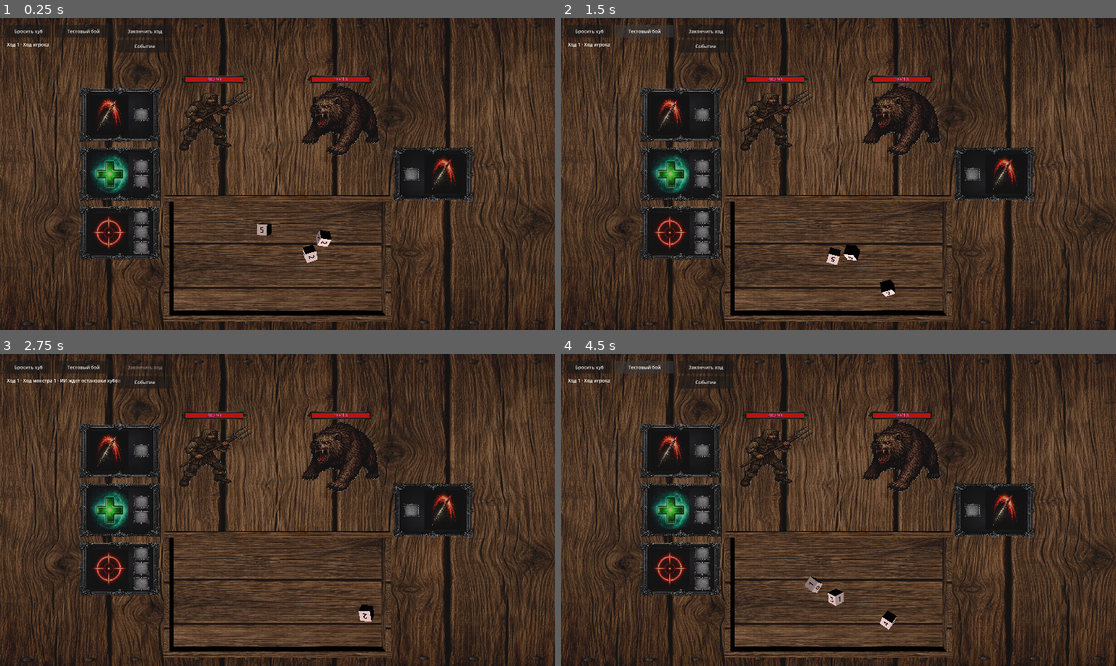
Above: before the commit, frames 1-4 (two rows, left to right).
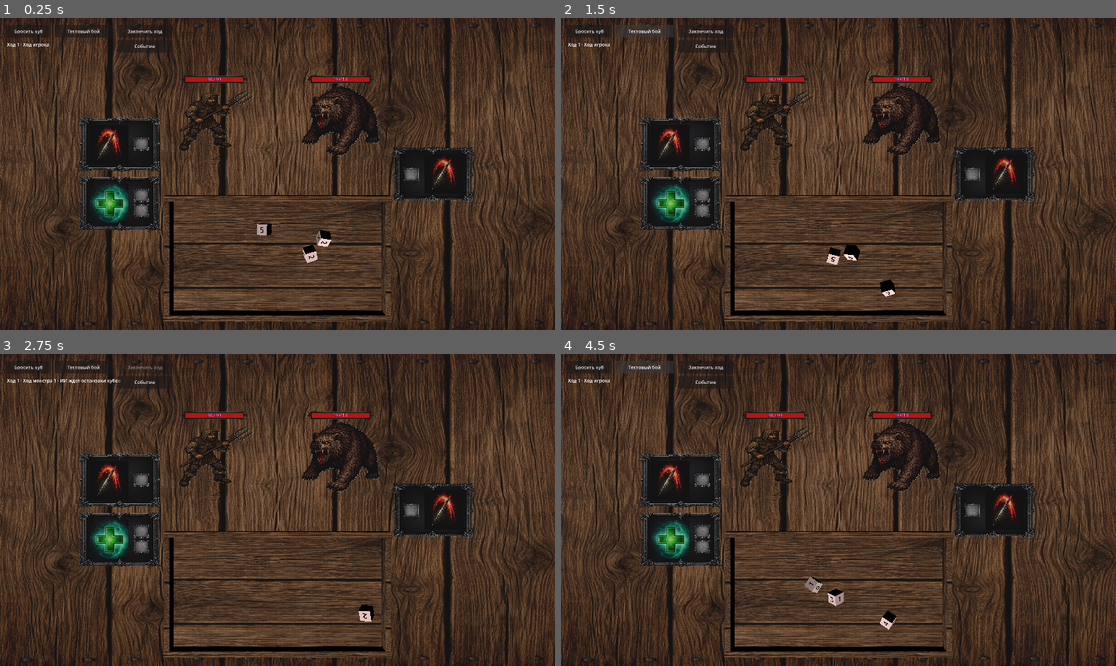
Above: after the commit, the same moments.

Repository: olegbogai-web/dicegame
Game: Godot game, scene res://scenes/new_battle_table.tscn
Two runs of this game, one before a commit and one after it. Both use one fixed random seed, a clock stepped at 60 frames per second and the inputs below. This scene is started directly instead of the project's main scene.
Inputs:
- Up to frame 1 (0.25 s): no input
- Up to frame 2 (1.5 s): click "Бросить куб" at 0.5 s; click "Тестовый бой" at 1.25 s
- Up to frame 3 (2.75 s): click "Закончить ход" at 2 s
- Up to frame 4 (4.5 s): click "Событие" at 2.75 s; click "Бросить куб" at 3.5 s; click "Тестовый бой" at 4.25 s

The runs differ from the first frame. In frame 1, 5.1% of the frame differs, in the area x 14-29%, y 22-78%; in frame 2, 5.1%; in frame 3, 5.1%; in frame 4, 5.1%.

Commit message:
Remove strengthening from player's base abilities

Diff:
--- a/content/rooms/subclasses/battle_room.gd
+++ b/content/rooms/subclasses/battle_room.gd
@@ -6,7 +6,6 @@
 const TEST_MONSTER_DEFINITION := preload("res://content/monsters/definitions/test_monster.tres")
 const COMMON_ATTACK_ABILITY := preload("res://content/abilities/definitions/common_attack.tres")
 const HEAL_ABILITY := preload("res://content/abilities/definitions/heal.tres")
-const STRENGTHENING_ABILITY := preload("res://content/abilities/definitions/strengthening.tres")
 const BattleAbilityRuntime = preload("res://content/combat/runtime/battle_ability_runtime.gd")
 const BattleTurnRuntime = preload("res://content/combat/runtime/battle_turn_runtime.gd")
 const BattleEffectRuntime = preload("res://content/combat/runtime/battle_effect_runtime.gd")
@@ -449,7 +448,6 @@
 	base_stat.starting_abilities = [
 		COMMON_ATTACK_ABILITY,
 		HEAL_ABILITY,
-		STRENGTHENING_ABILITY,
 	]
 	base_stat.starting_dice = [
 		preload("res://content/resources/base_cube.tres"),
